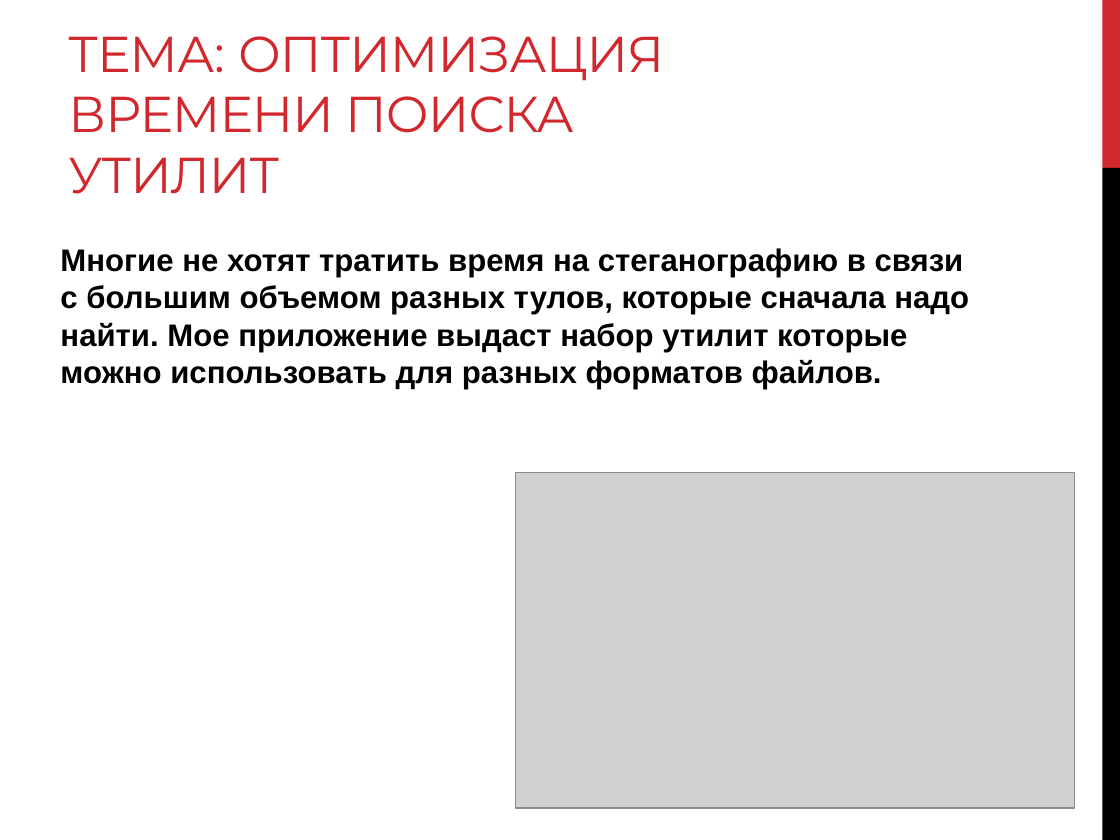
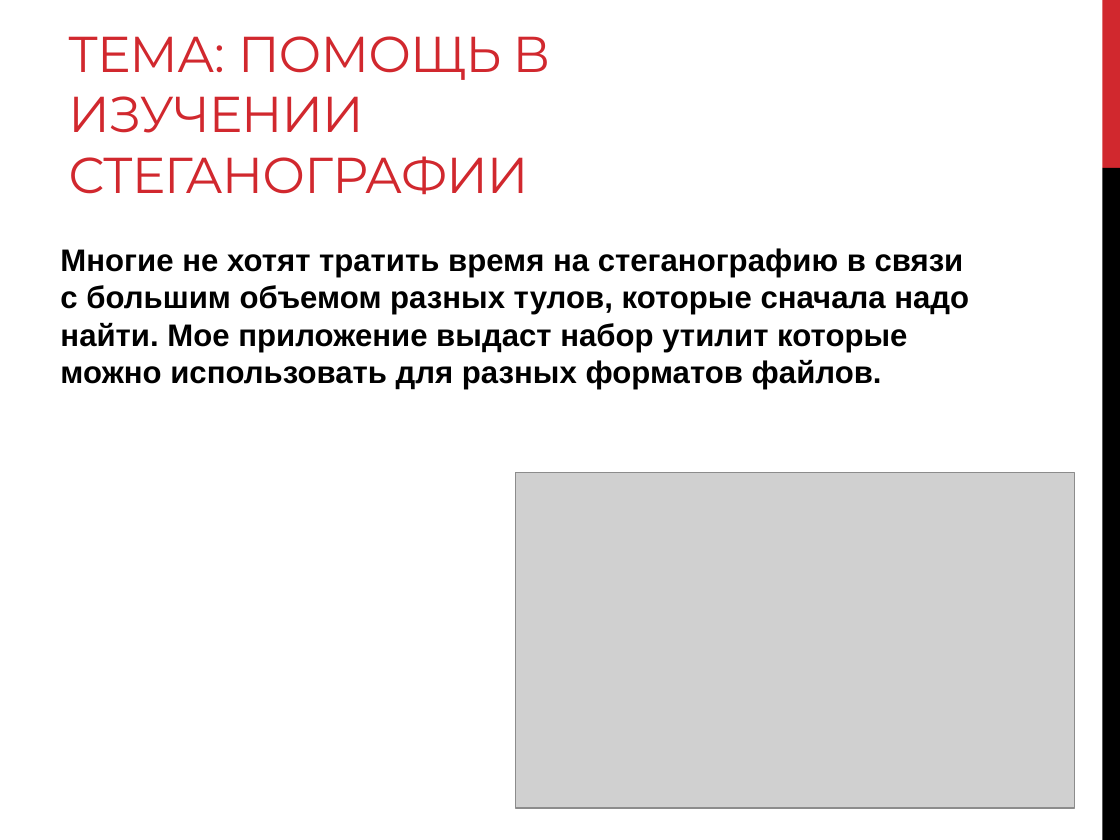
Before and after one commit to Cpp-Gleb/study, a slide deck: slide 2 of DiplomWork/Steglove.pptx. Drawn at 1120x840 pixels with LibreOffice and Linux fonts; fonts in the diff are those of the drawing; grey boxes stand for pictures. Boxes give left, top, right and bottom in pixels: in the first picture for what was removed or moved away, otherwise in the second. Text is boxed around its words. In the diff, an @@ line names an element or a change of style, - is before the commit and + after.

```diff
--- a/DiplomWork/Steglove.pptx
+++ b/DiplomWork/Steglove.pptx
@@ title at (x1=68, y1=36, x2=551, y2=195): text changed @@
-ТЕМА: ОПТИМИЗАЦИЯ ВРЕМЕНИ ПОИСКА УТИЛИТ
+ТЕМА: ПОМОЩЬ В ИЗУЧЕНИИ СТЕГАНОГРАФИИ
```
Also in this commit, not shown: 1 other slide changed, 50 other files.
